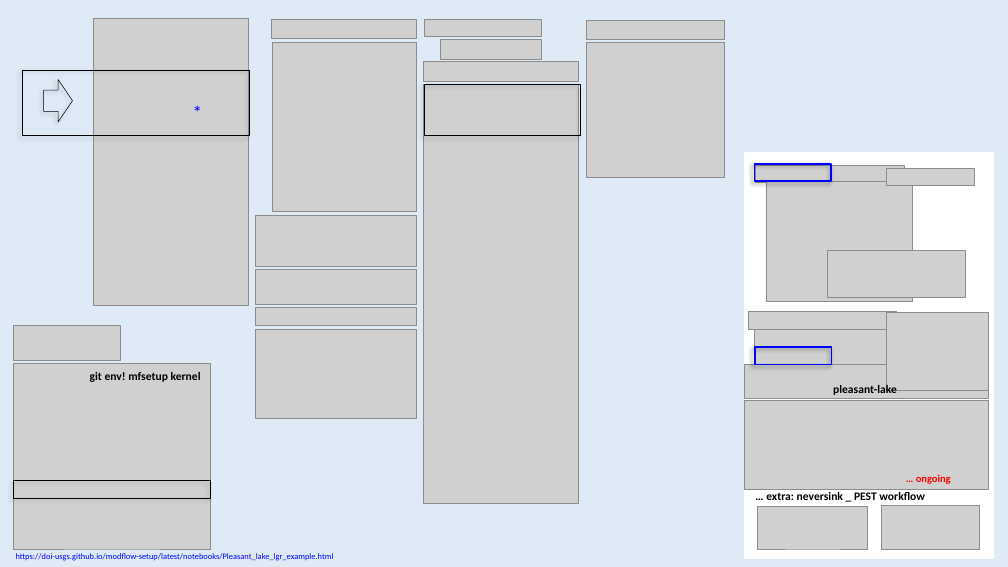
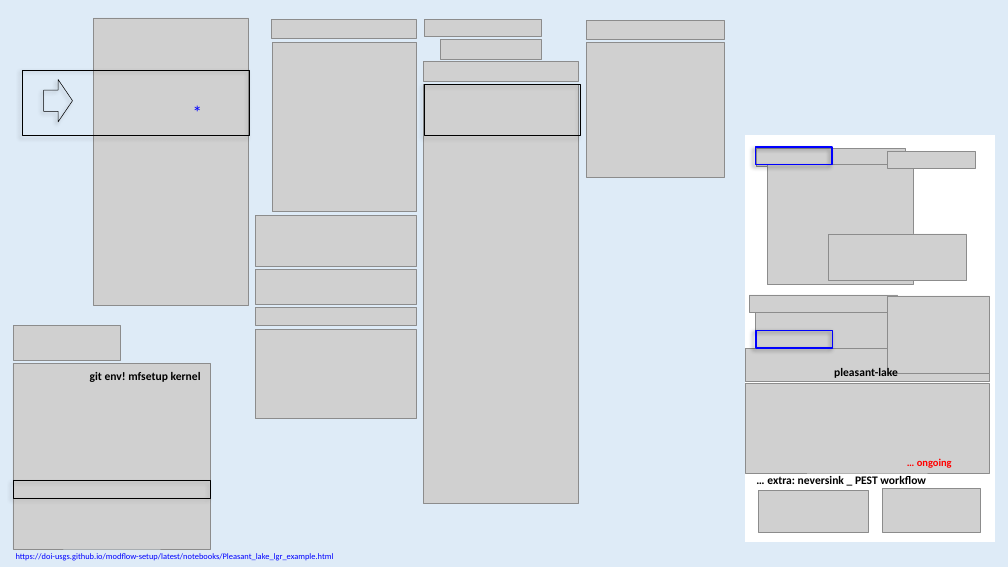
Before and after one commit to grossiRM/00_Betami, a slide deck: slide 1 of 01_Follow_up__activities.pptx. Drawn at 1008x567 pixels with LibreOffice and Linux fonts; fonts in the diff are those of the drawing; grey boxes stand for pictures. Boxes give left, top, right and bottom in pixels: in the first picture for what was removed or moved away, otherwise in the second. Text is boxed around its words. In the diff, an @@ line names an element or a change of style, - is before the commit and + after.

```diff
--- a/01_Follow_up__activities.pptx
+++ b/01_Follow_up__activities.pptx
@@ 10 pictures, 3 texts, 3 rectangles: place and size @@
-10 pictures, 3 texts, 3 rectangles at (744, 153, 994, 558)
+10 pictures, 3 texts, 3 rectangles at (746, 136, 995, 541)
@@ picture: place and size @@
-picture at (744, 401, 988, 490)
+picture at (746, 383, 990, 473)
```
Also in this commit, not shown: 1 other file.
